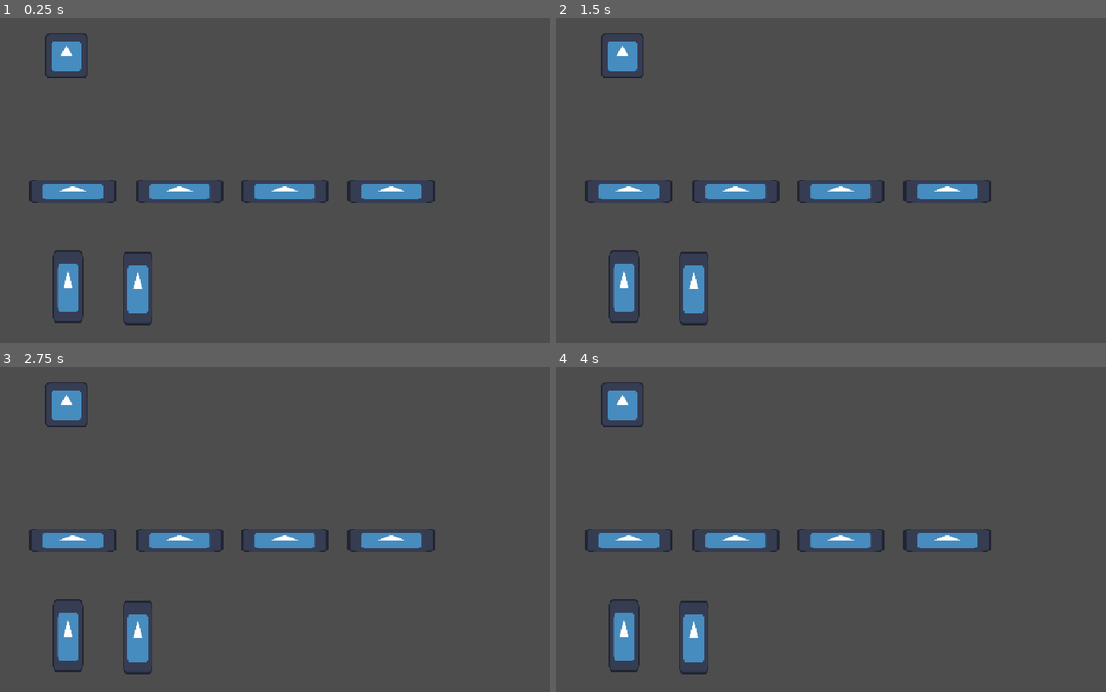
Above: before the commit, frames 1-4 (two rows, left to right).
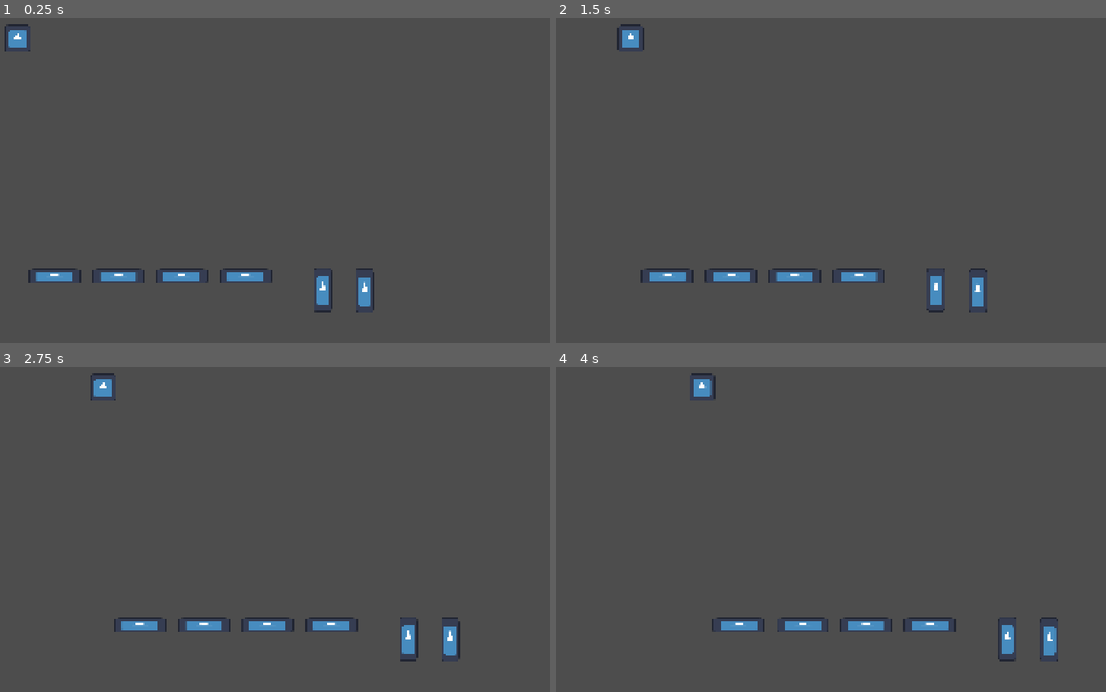
Above: after the commit, the same moments.

Repository: witenson-cmyk/cyBar-tender
Game: Godot game, scene res://node_2d.tscn
Same seed, same stepped clock (60 frames per second), same inputs: the game is played once before the commit and once after it. The engine's default icon, where the game draws it, is replaced by a stand-in: a white triangle on a blue panel in a dark square.
Inputs (mouse positions are in pixels of both pictures, inside the frame that each line leads up to):
- Up to frame 1 (0.25 s): no input
- Up to frame 2 (1.5 s): click "fdafdsafdsafdsa" at 0.5 s; click (622, 287) at 1.27 s
- Up to frame 3 (2.75 s): click "fdafdsafdsafdsa" at 2 s
- Up to frame 4 (4 s): click (622, 636) at 2.77 s; click "fdafdsafdsafdsa" at 3.5 s

The runs differ from the first frame. In frame 1, 5.9% of the frame differs, in the area x 0-80%, y 1-95%; in frame 2, 5.9%; in frame 3, 6.0%; in frame 4, 6.2%, in the area x 5-92%, y 1-95%.

Commit message:
screen movement

Diff:
--- a/gameManager.gd
+++ b/gameManager.gd
@@ -1,11 +1,27 @@
 extends Node2D
-
-
+var camera
+var movSpeed=2
+var mov
 # Called when the node enters the scene tree for the first time.
 func _ready() -> void:
-	pass # Replace with function body.
+	camera=get_node("camera")
+	Input.set_mouse_mode(Input.MOUSE_MODE_CONFINED)
 
 
 # Called every frame. 'delta' is the elapsed time since the previous frame.
 func _process(delta: float) -> void:
-	pass
+	var mousePos=get_viewport().get_mouse_position().x
+	mousePos=clamp(mousePos,0,1970)
+	if mousePos<450:
+		if mousePos>1:
+			mov=450/mousePos
+		mov=clamp(mov,3,25)
+		camera.position.x-=mov
+	if mousePos>1470:
+		if mousePos>1:
+			mov=450/(1920-mousePos)
+		else:
+			mov=mov
+		mov=clamp(mov,3,25)
+		camera.position.x+=mov
+	camera.position.x=clamp(camera.position.x,-2000,2000)
--- a/node_2d.tscn
+++ b/node_2d.tscn
@@ -1,6 +1,7 @@
 [gd_scene format=3 uid="uid://da20ueryll755"]
 
 [ext_resource type="Script" uid="uid://niupk8jqks5a" path="res://object.gd" id="1_0e48y"]
+[ext_resource type="Script" uid="uid://ben7ipj4cu25a" path="res://gameManager.gd" id="1_0hol4"]
 [ext_resource type="Texture2D" uid="uid://dny8qq63v8p6l" path="res://icon.svg" id="1_wtcfe"]
 [ext_resource type="Script" uid="uid://bqb10su8238hf" path="res://liquid.gd" id="3_epypp"]
 
@@ -15,6 +16,7 @@
 height = 166.0
 
 [node name="Node2D" type="Node2D" unique_id=2027772063]
+script = ExtResource("1_0hol4")
 
 [node name="object" type="Area2D" parent="." unique_id=729439785]
 z_index = 1
@@ -48,7 +50,7 @@
 metadata/_edit_use_anchors_ = true
 
 [node name="place" type="Area2D" parent="." unique_id=206422528]
-position = Vector2(643, 274)
+position = Vector2(747, 767)
 metadata/place = true
 
 [node name="CollisionShape2D" type="CollisionShape2D" parent="place" unique_id=1995772240]
@@ -83,8 +85,56 @@
 scale = Vector2(1.296875, 0.3515625)
 texture = ExtResource("1_wtcfe")
 
+[node name="place3" type="Area2D" parent="place" unique_id=784477678]
+position = Vector2(-1713, -6)
+metadata/place = true
+
+[node name="CollisionShape2D" type="CollisionShape2D" parent="place/place3" unique_id=340371987]
+shape = SubResource("RectangleShape2D_rp3bj")
+
+[node name="Sprite2D" type="Sprite2D" parent="place/place3/CollisionShape2D" unique_id=1734400848]
+position = Vector2(0.9999999, 62.249992)
+scale = Vector2(1.296875, 0.3515625)
+texture = ExtResource("1_wtcfe")
+
+[node name="place" type="Area2D" parent="place/place3" unique_id=1174432663]
+position = Vector2(-401, 0)
+metadata/place = true
+
+[node name="CollisionShape2D" type="CollisionShape2D" parent="place/place3/place" unique_id=1886184830]
+shape = SubResource("RectangleShape2D_rp3bj")
+
+[node name="Sprite2D" type="Sprite2D" parent="place/place3/place/CollisionShape2D" unique_id=614368061]
+position = Vector2(0.9999999, 62.249992)
+scale = Vector2(1.296875, 0.3515625)
+texture = ExtResource("1_wtcfe")
+
+[node name="place2" type="Area2D" parent="place/place3" unique_id=1466856314]
+position = Vector2(-199, 0)
+metadata/place = true
+
+[node name="CollisionShape2D" type="CollisionShape2D" parent="place/place3/place2" unique_id=1429198307]
+shape = SubResource("RectangleShape2D_rp3bj")
+
+[node name="Sprite2D" type="Sprite2D" parent="place/place3/place2/CollisionShape2D" unique_id=467349097]
+position = Vector2(0.9999999, 62.249992)
+scale = Vector2(1.296875, 0.3515625)
+texture = ExtResource("1_wtcfe")
+
+[node name="place4" type="Area2D" parent="place" unique_id=1293856585]
+position = Vector2(-1511, -6)
+metadata/place = true
+
+[node name="CollisionShape2D" type="CollisionShape2D" parent="place/place4" unique_id=1726465149]
+shape = SubResource("RectangleShape2D_rp3bj")
+
+[node name="Sprite2D" type="Sprite2D" parent="place/place4/CollisionShape2D" unique_id=1865423651]
+position = Vector2(0.9999999, 62.249992)
+scale = Vector2(1.296875, 0.3515625)
+texture = ExtResource("1_wtcfe")
+
 [node name="place2" type="Area2D" parent="." unique_id=234050133]
-position = Vector2(845, 274)
+position = Vector2(949, 767)
 metadata/place = true
 
 [node name="CollisionShape2D" type="CollisionShape2D" parent="place2" unique_id=1942718488]
@@ -97,7 +147,7 @@
 
 [node name="liquid" type="Area2D" parent="." unique_id=225396704]
 z_index = 1
-position = Vector2(234, 517)
+position = Vector2(1194, 872)
 script = ExtResource("3_epypp")
 
 [node name="CollisionShape2D" type="CollisionShape2D" parent="liquid" unique_id=152757670]
@@ -126,7 +176,7 @@
 
 [node name="liquid2" type="Area2D" parent="." unique_id=339397104]
 z_index = 1
-position = Vector2(366, 520)
+position = Vector2(1326, 875)
 script = ExtResource("3_epypp")
 toAdd = "fruit"
 
@@ -154,6 +204,14 @@
 grow_vertical = 2
 metadata/_edit_use_anchors_ = true
 
+[node name="camera" type="Camera2D" parent="." unique_id=734319948]
+position = Vector2(960, 540)
+limit_enabled = false
+limit_left = -1761
+limit_top = -9999468
+limit_right = 2239
+limit_bottom = 10000532
+
 [connection signal="button_down" from="object/CollisionShape2D/Sprite2D/Button" to="object" method="_on_button_button_down"]
 [connection signal="button_up" from="object/CollisionShape2D/Sprite2D/Button" to="object" method="_on_button_button_up"]
 [connection signal="button_down" from="liquid/CollisionShape2D/Sprite2D/Button" to="liquid" method="_on_button_button_down"]
--- a/project.godot
+++ b/project.godot
@@ -17,6 +17,8 @@
 
 [display]
 
+window/size/viewport_width=1920
+window/size/viewport_height=1080
 window/stretch/mode="canvas_items"
 window/stretch/aspect="expand"
 
